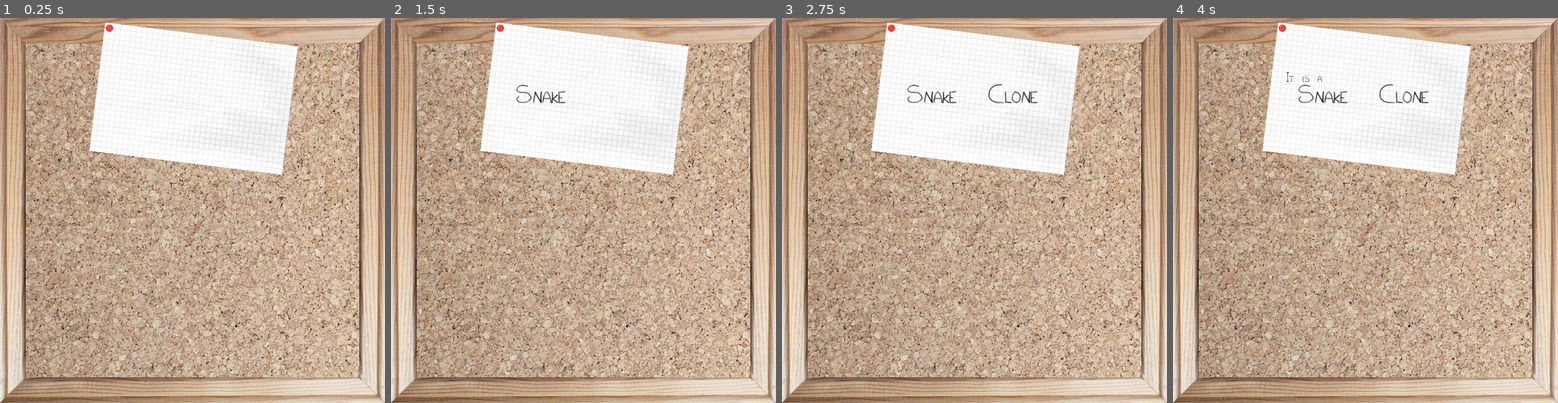
Above: before the commit, frames 1-4 (left to right).
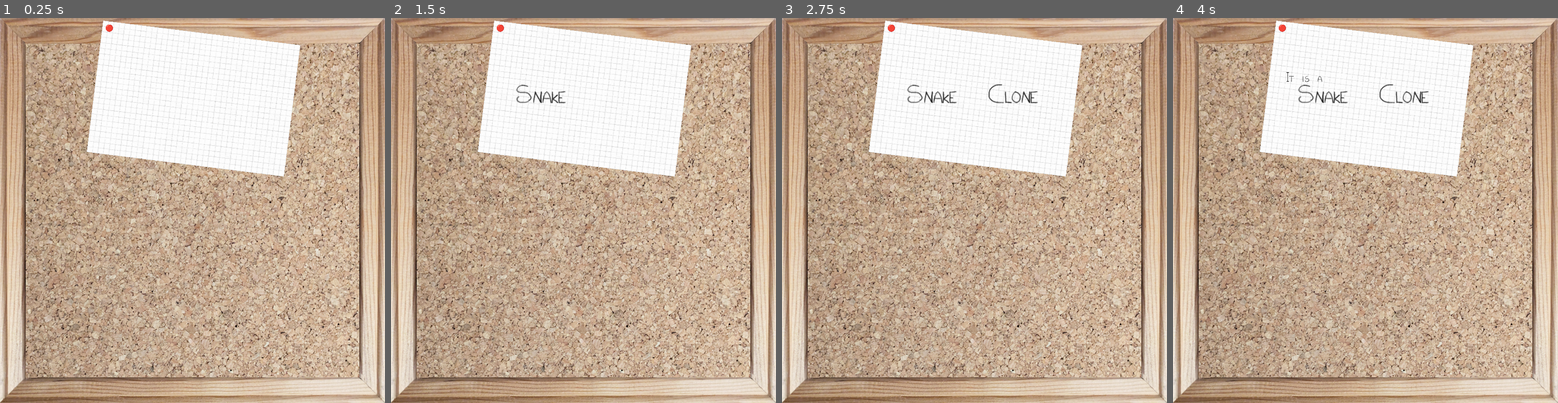
Above: after the commit, the same moments.

Repository: patribu7/It_is_a_snake_clone
Game: Godot game, scene res://scene/main/main.tscn
Two runs of this game, one before a commit and one after it. Both use one fixed random seed, a clock stepped at 60 frames per second and the inputs below.
Inputs:
- Up to frame 1 (0.25 s): no input
- Up to frame 2 (1.5 s): tap Enter (ui_accept) at 0.5, 0.77, 1.25 s; hold Right (move_right) 0.53-1.28 s; hold Space (Space) 0.53-1.28 s; hold Escape (back) from 1.28 s (still down); tap Shift (action_for_shift) at 1.35 s
- Up to frame 3 (2.75 s): tap Enter (ui_accept) at 1.52 s; release Escape (back) at 2.03 s; hold Right (move_right) from 2.03 s (still down); hold Space (Space) from 2.03 s (still down)
- Up to frame 4 (4 s): tap Enter (ui_accept) at 2.75, 3.02, 3.5, 3.77 s; release Right (move_right) at 2.78 s; release Space (Space) at 2.78 s; hold Up (move_up) 2.78-3.53 s; tap Shift (action_for_shift) at 2.85 s; hold Left (move_left) from 3.53 s (still down); hold Space (Space) from 3.53 s (still down)

The runs differ from the first frame. In frame 1, 1.5% of the frame differs, in the area x 22-78%, y 0-42%; in frame 2, 1.5%; in frame 3, 1.5%; in frame 4, 1.5%.

Commit message:
Fix title_screen

Diff:
--- a/project.godot
+++ b/project.godot
@@ -128,11 +128,6 @@
 "events": [Object(InputEventKey,"resource_local_to_scene":false,"resource_name":"","device":-1,"window_id":0,"alt_pressed":false,"shift_pressed":false,"ctrl_pressed":false,"meta_pressed":false,"pressed":false,"keycode":0,"physical_keycode":32,"key_label":0,"unicode":32,"echo":false,"script":null)
 ]
 }
-dev_skip={
-"deadzone": 0.5,
-"events": [Object(InputEventKey,"resource_local_to_scene":false,"resource_name":"","device":-1,"window_id":0,"alt_pressed":false,"shift_pressed":true,"ctrl_pressed":true,"meta_pressed":false,"pressed":false,"keycode":0,"physical_keycode":83,"key_label":0,"unicode":115,"echo":false,"script":null)
-]
-}
 action_for_shift={
 "deadzone": 0.5,
 "events": [Object(InputEventKey,"resource_local_to_scene":false,"resource_name":"","device":-1,"window_id":0,"alt_press …(182 unchanged characters)…
--- a/scene/loading_icon/loading.tscn
+++ b/scene/loading_icon/loading.tscn
@@ -14,6 +14,7 @@
 [node name="Icon" type="Node2D"]
 
 [node name="Background" type="Sprite2D" parent="."]
+visible = false
 position = Vector2(75, 75)
 texture = ExtResource("1_2inhb")
 
--- a/scene/title_screen/title_screen.tscn
+++ b/scene/title_screen/title_screen.tscn
@@ -1,18 +1,21 @@
-[gd_scene load_steps=33 format=3 uid="uid://dbhsex16afakt"]
+[gd_scene load_steps=45 format=3 uid="uid://dbhsex16afakt"]
 
 [ext_resource type="PackedScene" uid="uid://l7u4e1gehlty" path="res://scene/loading_icon/loading.tscn" id="1_hi4p0"]
 [ext_resource type="Script" path="res://scene/title_screen/title_screen.gd" id="1_wh6nj"]
-[ext_resource type="Texture2D" uid="uid://bmlt7jyjdylat" path="res://assets/png/keys/arrow.png" id="2_14mog"]
+[ext_resource type="Texture2D" uid="uid://um6v7nu7agjb" path="res://assets/png/keys/arrow.png" id="2_14mog"]
 [ext_resource type="AudioStream" uid="uid://4wfqhhyngiv8" path="res://assets/audio/sounds/scrib1.wav" id="2_mihvn"]
 [ext_resource type="Texture2D" uid="uid://bfqe4lh1n6x7" path="res://assets/png/background/bulletin_board.png" id="2_nvvji"]
 [ext_resource type="Theme" uid="uid://co61eblyar1bp" path="res://assets/tres/theme_handwriting.tres" id="3_5ur1x"]
-[ext_resource type="Texture2D" uid="uid://5eecgdof5i2h" path="res://assets/png/keys/wasd.png" id="3_aoxaw"]
+[ext_resource type="Texture2D" uid="uid://dn3cd7ikujr4h" path="res://assets/png/keys/wasd.png" id="3_aoxaw"]
 [ext_resource type="AudioStream" uid="uid://coyyqxovlg3w7" path="res://assets/audio/sounds/scrib2.wav" id="3_nth24"]
 [ext_resource type="AudioStream" uid="uid://b6icnmindh2t6" path="res://assets/audio/sounds/scrib3.wav" id="4_2mh3u"]
-[ext_resource type="Texture2D" uid="uid://cvhlm2jhh6xl5" path="res://assets/png/keys/space.png" id="4_tccn6"]
-[ext_resource type="Texture2D" uid="uid://daoaddko0vkpq" path="res://assets/png/keys/shift.png" id="5_865u6"]
+[ext_resource type="Texture2D" uid="uid://bfdarhdctikr4" path="res://assets/png/keys/space.png" id="4_tccn6"]
+[ext_resource type="Texture2D" uid="uid://bbxb6puece34q" path="res://assets/png/keys/shift.png" id="5_865u6"]
 [ext_resource type="AudioStream" uid="uid://da701gumcxb8v" path="res://assets/audio/sounds/scrib4.wav" id="5_ewxr6"]
 [ext_resource type="Texture2D" uid="uid://c3ydw28scrbnn" path="res://assets/png/background/background2.png" id="6_fln1s"]
+[ext_resource type="Texture2D" uid="uid://cmdieudg0rja2" path="res://assets/png/keys/cross.png" id="11_vwbx7"]
+[ext_resource type="Texture2D" uid="uid://d3fyyfd6nbcvb" path="res://assets/png/keys/pause.png" id="12_7sfb1"]
+[ext_resource type="Texture2D" uid="uid://yfp7lpnjjsr1" path="res://assets/png/keys/r2.png" id="15_fnhcu"]
 
 [sub_resource type="Animation" id="Animation_j4yf1"]
 resource_name = "title"
@@ -234,88 +237,154 @@
 [sub_resource type="LabelSettings" id="LabelSettings_kdyhi"]
 font = SubResource("FontFile_p2tja")
 
-[sub_resource type="AtlasTexture" id="AtlasTexture_trwa0"]
+[sub_resource type="AtlasTexture" id="AtlasTexture_w6lti"]
 atlas = ExtResource("2_14mog")
-region = Rect2(0, 0, 150, 100)
-
-[sub_resource type="AtlasTexture" id="AtlasTexture_3c1lb"]
+region = Rect2(0, 0, 450, 300)
+
+[sub_resource type="AtlasTexture" id="AtlasTexture_tgvvp"]
 atlas = ExtResource("2_14mog")
-region = Rect2(0, 100, 150, 100)
-
-[sub_resource type="SpriteFrames" id="SpriteFrames_p2okm"]
+region = Rect2(0, 300, 450, 300)
+
+[sub_resource type="SpriteFrames" id="SpriteFrames_ffac2"]
 animations = [{
 "frames": [{
 "duration": 1.0,
-"texture": SubResource("AtlasTexture_trwa0")
-}, {
-"duration": 1.0,
-"texture": SubResource("AtlasTexture_3c1lb")
+"texture": SubResource("AtlasTexture_w6lti")
+}, {
+"duration": 1.0,
+"texture": SubResource("AtlasTexture_tgvvp")
 }],
 "loop": true,
 "name": &"default",
 "speed": 5.0
 }]
 
-[sub_resource type="AtlasTexture" id="AtlasTexture_cvmvh"]
+[sub_resource type="AtlasTexture" id="AtlasTexture_n32dp"]
 atlas = ExtResource("3_aoxaw")
-region = Rect2(0, 0, 150, 100)
-
-[sub_resource type="AtlasTexture" id="AtlasTexture_5wnlx"]
+region = Rect2(0, 0, 450, 300)
+
+[sub_resource type="AtlasTexture" id="AtlasTexture_g853e"]
 atlas = ExtResource("3_aoxaw")
-region = Rect2(0, 100, 150, 100)
+region = Rect2(0, 300, 450, 300)
 
 [sub_resource type="SpriteFrames" id="SpriteFrames_qdw2p"]
 animations = [{
 "frames": [{
 "duration": 1.0,
-"texture": SubResource("AtlasTexture_cvmvh")
-}, {
-"duration": 1.0,
-"texture": SubResource("AtlasTexture_5wnlx")
+"texture": SubResource("AtlasTexture_n32dp")
+}, {
+"duration": 1.0,
+"texture": SubResource("AtlasTexture_g853e")
 }],
 "loop": true,
 "name": &"default",
 "speed": 5.0
 }]
 
-[sub_resource type="AtlasTexture" id="AtlasTexture_tfqx1"]
-atlas = ExtResource("4_tccn6")
-region = Rect2(0, 0, 100, 50)
-
-[sub_resource type="AtlasTexture" id="AtlasTexture_u5ero"]
-atlas = ExtResource("4_tccn6")
-region = Rect2(0, 50, 100, 50)
-
-[sub_resource type="SpriteFrames" id="SpriteFrames_xr3ou"]
+[sub_resource type="AtlasTexture" id="AtlasTexture_nla7t"]
+atlas = ExtResource("11_vwbx7")
+region = Rect2(0, 0, 150, 150)
+
+[sub_resource type="AtlasTexture" id="AtlasTexture_nxopc"]
+atlas = ExtResource("11_vwbx7")
+region = Rect2(150, 0, 150, 150)
+
+[sub_resource type="SpriteFrames" id="SpriteFrames_7rjln"]
 animations = [{
 "frames": [{
 "duration": 1.0,
-"texture": SubResource("AtlasTexture_tfqx1")
-}, {
-"duration": 1.0,
-"texture": SubResource("AtlasTexture_u5ero")
+"texture": SubResource("AtlasTexture_nla7t")
+}, {
+"duration": 1.0,
+"texture": SubResource("AtlasTexture_nxopc")
 }],
 "loop": true,
 "name": &"default",
 "speed": 5.0
 }]
 
-[sub_resource type="AtlasTexture" id="AtlasTexture_m2nxi"]
+[sub_resource type="AtlasTexture" id="AtlasTexture_c7qwk"]
+atlas = ExtResource("12_7sfb1")
+region = Rect2(0, 0, 300, 150)
+
+[sub_resource type="AtlasTexture" id="AtlasTexture_8366w"]
+atlas = ExtResource("12_7sfb1")
+region = Rect2(0, 150, 300, 150)
+
+[sub_resource type="SpriteFrames" id="SpriteFrames_2020w"]
+animations = [{
+"frames": [{
+"duration": 1.0,
+"texture": SubResource("AtlasTexture_c7qwk")
+}, {
+"duration": 1.0,
+"texture": SubResource("AtlasTexture_8366w")
+}],
+"loop": true,
+"name": &"default",
+"speed": 5.0
+}]
+
+[sub_resource type="AtlasTexture" id="AtlasTexture_68f0h"]
+atlas = ExtResource("4_tccn6")
+region = Rect2(0, 0, 150, 150)
+
+[sub_resource type="AtlasTexture" id="AtlasTexture_5hvst"]
+atlas = ExtResource("4_tccn6")
+region = Rect2(0, 150, 150, 150)
+
+[sub_resource type="SpriteFrames" id="SpriteFrames_xr3ou"]
+animations = [{
+"frames": [{
+"duration": 1.0,
+"texture": SubResource("AtlasTexture_68f0h")
+}, {
+"duration": 1.0,
+"texture": SubResource("AtlasTexture_5hvst")
+}],
+"loop": true,
+"name": &"default",
+"speed": 5.0
+}]
+
+[sub_resource type="AtlasTexture" id="AtlasTexture_0560h"]
 atlas = ExtResource("5_865u6")
-region = Rect2(0, 0, 100, 50)
-
-[sub_resource type="AtlasTexture" id="AtlasTexture_aujkf"]
+region = Rect2(0, 0, 150, 150)
+
+[sub_resource type="AtlasTexture" id="AtlasTexture_3s66o"]
 atlas = ExtResource("5_865u6")
-region = Rect2(0, 50, 100, 50)
+region = Rect2(0, 150, 150, 150)
 
 [sub_resource type="SpriteFrames" id="SpriteFrames_j3jvf"]
 animations = [{
 "frames": [{
 "duration": 1.0,
-"texture": SubResource("AtlasTexture_m2nxi")
-}, {
-"duration": 1.0,
-"texture": SubResource("AtlasTexture_aujkf")
+"texture": SubResource("AtlasTexture_0560h")
+}, {
+"duration": 1.0,
+"texture": SubResource("AtlasTexture_3s66o")
+}],
+"loop": true,
+"name": &"default",
+"speed": 5.0
+}]
+
+[sub_resource type="AtlasTexture" id="AtlasTexture_ladwl"]
+atlas = ExtResource("15_fnhcu")
+region = Rect2(0, 0, 150, 150)
+
+[sub_resource type="AtlasTexture" id="AtlasTexture_kyjwm"]
+atlas = ExtResource("15_fnhcu")
+region = Rect2(0, 150, 150, 150)
+
+[sub_resource type="SpriteFrames" id="SpriteFrames_bu5tb"]
+animations = [{
+"frames": [{
+"duration": 1.0,
+"texture": SubResource("AtlasTexture_ladwl")
+}, {
+"duration": 1.0,
+"texture": SubResource("AtlasTexture_kyjwm")
 }],
 "loop": true,
 "name": &"default",
@@ -368,6 +437,7 @@
 [node name="Background2" type="Sprite2D" parent="Title"]
 position = Vector2(376, 129)
 rotation = 0.123918
+scale = Vector2(0.43, 0.43)
 texture = ExtResource("6_fln1s")
 
 [node name="Pin" type="Label" parent="Title"]
@@ -486,42 +556,91 @@
 size_flags_horizontal = 8
 
 [node name="Arrow" type="AnimatedSprite2D" parent="Controls"]
-position = Vector2(92, 308)
-sprite_frames = SubResource("SpriteFrames_p2okm")
+position = Vector2(109, 112)
+rotation = 0.631845
+scale = Vector2(0.35, 0.35)
+sprite_frames = SubResource("SpriteFrames_ffac2")
 autoplay = "default"
+centered = false
 
 [node name="Wasd" type="AnimatedSprite2D" parent="Controls"]
-position = Vector2(92, 408)
+position = Vector2(70, 290)
+rotation = -0.0742002
+scale = Vector2(0.35, 0.35)
 sprite_frames = SubResource("SpriteFrames_qdw2p")
 autoplay = "default"
+centered = false
+
+[node name="Cross" type="AnimatedSprite2D" parent="Controls"]
+position = Vector2(173, 283)
+rotation = -0.462787
+scale = Vector2(0.35, 0.35)
+sprite_frames = SubResource("SpriteFrames_7rjln")
+autoplay = "default"
+centered = false
 
 [node name="Pause" type="AnimatedSprite2D" parent="Controls"]
-position = Vector2(21, 511)
-
-[node name="Label" type="Label" parent="Controls/Pause"]
-offset_left = 1.0
-offset_right = 167.0
-offset_bottom = 63.0
-theme_override_colors/font_color = Color(0, 0, 0, 1)
-theme_override_font_sizes/font_size = 31
-text = "P = Pause"
+position = Vector2(214, 175)
+rotation = 0.178939
+scale = Vector2(0.35, 0.35)
+sprite_frames = SubResource("SpriteFrames_2020w")
+autoplay = "default"
+centered = false
 
 [node name="Space" type="AnimatedSprite2D" parent="Controls"]
-position = Vector2(67, 483)
+position = Vector2(237, 443)
+rotation = 0.234122
+scale = Vector2(0.35, 0.35)
 sprite_frames = SubResource("SpriteFrames_xr3ou")
 autoplay = "default"
+centered = false
 
 [node name="Shift" type="AnimatedSprite2D" parent="Controls"]
-position = Vector2(167, 483)
+position = Vector2(71, 415)
+rotation = 0.063761
+scale = Vector2(0.35, 0.35)
 sprite_frames = SubResource("SpriteFrames_j3jvf")
 autoplay = "default"
+centered = false
+
+[node name="R2" type="AnimatedSprite2D" parent="Controls"]
+position = Vector2(105, 460)
+rotation = 0.399528
+scale = Vector2(0.35, 0.35)
+sprite_frames = SubResource("SpriteFrames_bu5tb")
+autoplay = "default"
+centered = false
 
 [node name="Pin" type="Label" parent="Controls"]
 layout_mode = 0
-offset_left = 143.0
-offset_top = 253.0
-offset_right = 183.0
-offset_bottom = 276.0
+offset_left = 158.0
+offset_top = 272.0
+offset_right = 198.0
+offset_bottom = 295.0
+text = " 🔴"
+
+[node name="Pin4" type="Label" parent="Controls"]
+layout_mode = 0
+offset_left = 224.0
+offset_top = 433.0
+offset_right = 264.0
+offset_bottom = 456.0
+text = " 🔴"
+
+[node name="Pin3" type="Label" parent="Controls"]
+layout_mode = 0
+offset_left = 93.0
+offset_top = 452.0
+offset_right = 133.0
+offset_bottom = 475.0
+text = " 🔴"
+
+[node name="Pin2" type="Label" parent="Controls"]
+layout_mode = 0
+offset_left = 202.0
+offset_top = 165.0
+offset_right = 242.0
+offset_bottom = 188.0
 text = " 🔴"
 
 [node name="PanelDx" type="Panel" parent="."]
@@ -536,11 +655,13 @@
 position = Vector2(-5, 1)
 
 [node name="Img" type="Sprite2D" parent="PanelDx/Background"]
+scale = Vector2(0.43, 0.43)
 texture = ExtResource("6_fln1s")
 centered = false
 
 [node name="Img2" type="Sprite2D" parent="PanelDx/Background"]
-position = Vector2(0, 252)
+position = Vector2(0, 258)
+scale = Vector2(0.43, 0.43)
 texture = ExtResource("6_fln1s")
 centered = false
 
@@ -605,16 +726,8 @@
 autowrap_mode = 2
 
 [node name="Icon" parent="PanelDx/This_symbol" instance=ExtResource("1_hi4p0")]
-position = Vector2(-119, -3.00001)
+position = Vector2(175, 95)
 scale = Vector2(0.435, 0.435)
-
-[node name="Pin" type="Label" parent="PanelDx/This_symbol/Icon"]
-offset_left = -25.2874
-offset_top = -13.7931
-offset_right = 23.7126
-offset_bottom = 28.2069
-theme_override_font_sizes/font_size = 30
-text = " 🔴"
 
 [node name="Press_any_key" type="Label" parent="PanelDx"]
 layout_mode = 2
Binary file changed: assets/png/background/background2.png
Binary file changed: assets/png/keys/arrow.png
Binary file added: assets/png/keys/cross.png
Not shown, changed: assets/png/keys/cross.png.import
Binary file added: assets/png/keys/pause.png
Not shown, changed: assets/png/keys/pause.png.import
Binary file added: assets/png/keys/r2.png
Not shown, changed: assets/png/keys/r2.png.import
Binary file changed: assets/png/keys/shift.png
Not shown, changed: assets/png/keys/shift.png.import
Binary file changed: assets/png/keys/space.png
Not shown, changed: assets/png/keys/space.png.import
(and 2 more such lines)
